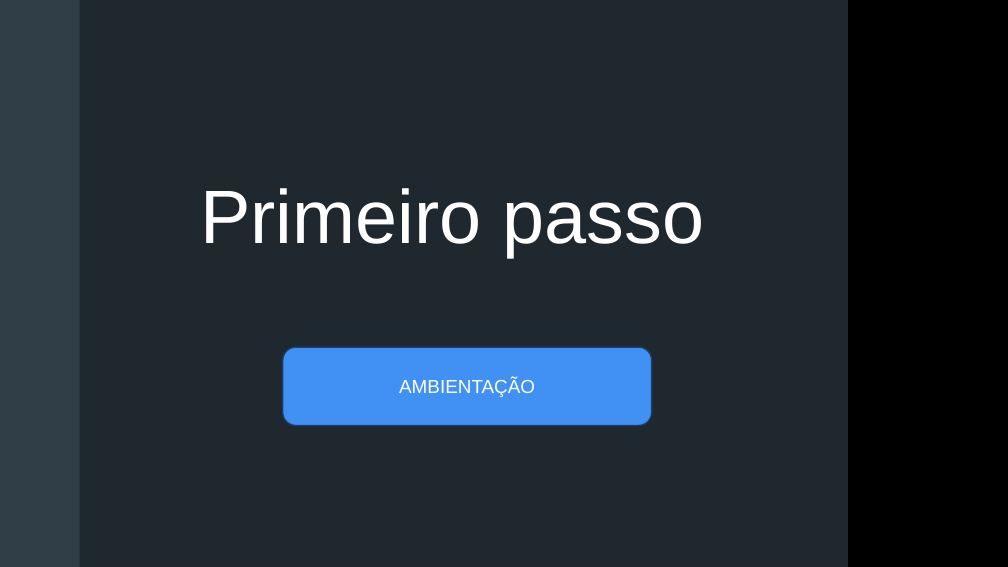
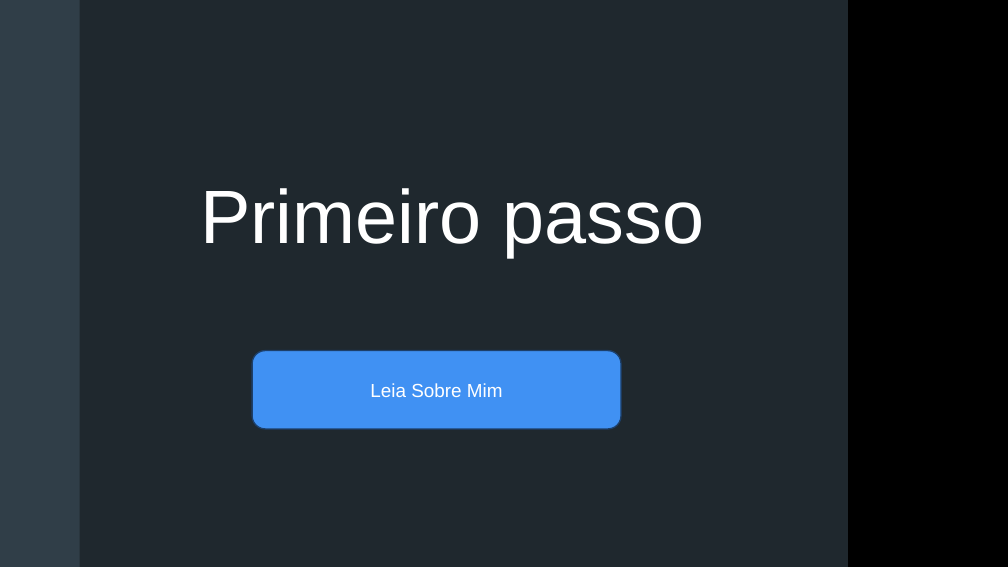
Before and after one commit to batestin1/coding_the_future_dio_redes_neurais, a slide deck: slide 10 of materiais/redes_neurais_dio.pptx (slide 8 before the commit). Drawn at 1008x567 pixels with LibreOffice and Linux fonts; fonts in the diff are those of the drawing; grey boxes stand for pictures; background and template pictures are left out. Boxes give left, top, right and bottom in pixels: in the first picture for what was removed or moved away, otherwise in the second. Text is boxed around its words. In the diff, an @@ line names an element or a change of style, - is before the commit and + after.

```diff
--- a/materiais/redes_neurais_dio.pptx
+++ b/materiais/redes_neurais_dio.pptx
@@ rounded rectangle "Leia Sobre Mim": place and size @@
-rounded rectangle "Leia Sobre Mim" at (283, 347, 652, 426)
+rounded rectangle "Leia Sobre Mim" at (253, 351, 622, 430)
@@ text in rounded rectangle at (370, 383, 503, 397): text changed @@
-AMBIENTAÇÃO
+Leia Sobre Mim
```
Also in this commit, not shown: 4 other slides changed, 5 slides added, 10 slides removed, 5 other files.
